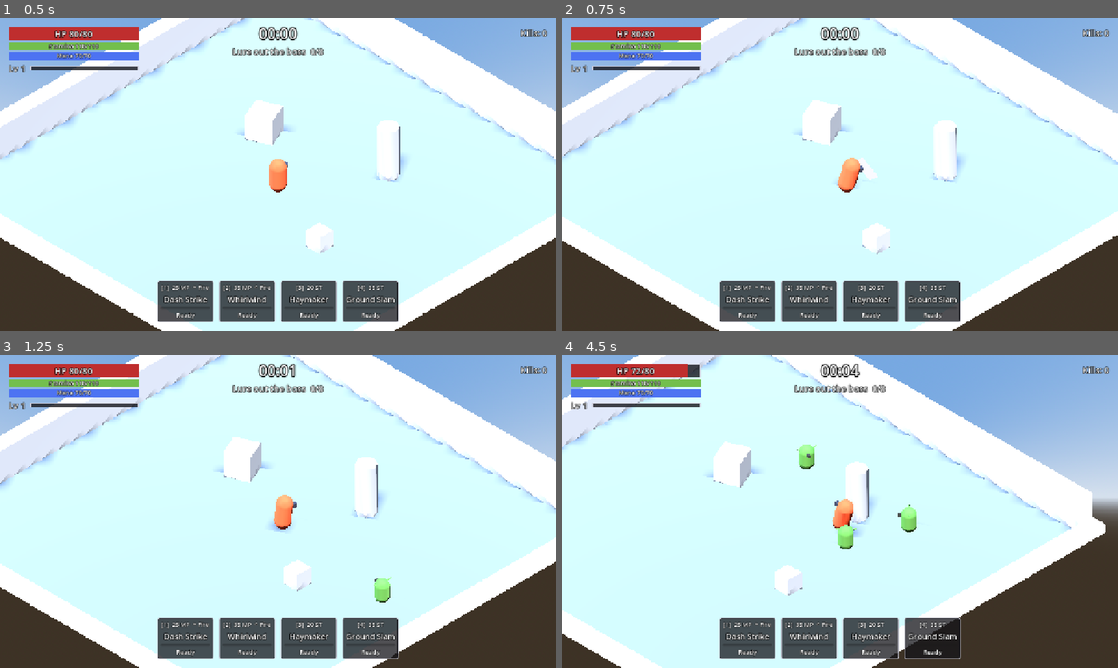
Above: before the commit, frames 1-4 (two rows, left to right).
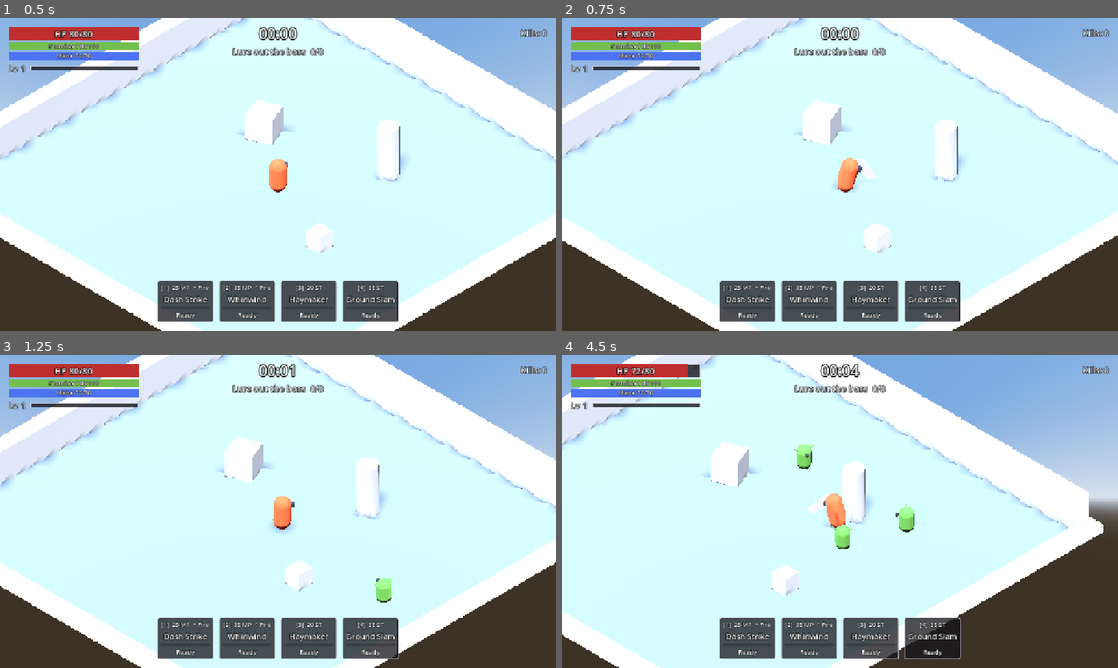
Above: after the commit, the same moments.

Repository: keifern-007/Project-A1
Game: Godot game, scene res://scenes/main/retro_view.tscn
Same seed, same stepped clock (60 frames per second), same inputs: the game is played once before the commit and once after it. This scene is started directly instead of the project's main scene.
Inputs (mouse positions are in pixels of both pictures, inside the frame that each line leads up to):
- Up to frame 1 (0.5 s): no input
- Up to frame 2 (0.75 s): tap Enter at 0.5 s; move the mouse to (962, 158) at 0.52 s; press the mouse at (962, 158) at 0.53 s; hold D (move_right) from 0.53 s (still down)
- Up to frame 3 (1.25 s): keep holding D (move_right)
- Up to frame 4 (4.5 s): release D (move_right) at 1.25 s; release the mouse at (962, 495) at 1.25 s; drag from (728, 527) to (812, 574) at 1.27 s; move the mouse to (895, 442) at 2.02 s; press the mouse at (895, 442) at 2.03 s; hold D (move_right) 2.03-2.75 s; tap Space (dodge) at 2.1 s; release the mouse at (895, 442) at 2.75 s; drag from (812, 574) to (673, 464) at 2.77 s; move the mouse to (1006, 558) at 3.52 s; press the mouse at (1006, 558) at 3.53 s; hold A (move_left) 3.53-4.25 s; tap Q (use_consumable) at 3.6 s; release the mouse at (1006, 558) at 4.25 s; drag from (673, 464) to (756, 433) at 4.27 s

Frame 1 is identical in both runs. In frame 2, 0.4% of the frame differs, in the area x 0-100%, y 0-100%; in frame 3, 1.6%; in frame 4, 2.8%, in the area x 0-98%, y 0-100%.

Commit message:
Weapon weight scales attack wind-up
Bigger weapons wind up slower. The main hand's windup_multiplier scales basic
swings and that weapon's skills: Shiv x0.7, Wand and fists x0.8, Hatchet x1,
Tusk Cleaver x1.6. Hero skills and Magic Bolt ignore it. The Forge and Gear
Rack show each weapon's weight.

Co-Authored-By: Claude Opus 5.5 <noreply@anthropic.com>

Diff:
--- a/components/character_component.gd
+++ b/components/character_component.gd
@@ -9,6 +9,7 @@
 @export var stats: StatsComponent
 ## Keys 3-4 when the main hand is empty or the weapon grants no skills.
 @export var unarmed_skills: Array[SkillData] = []
+@export var unarmed_windup_multiplier: float = 0.8 ## Fists are lighter than any axe.
 
 
 func _ready() -> void:
@@ -23,6 +24,20 @@
 ## (from this character's own loadout), else the unarmed ones.
 func skill_loadout() -> Array[SkillData]:
 	var loadout: Array[SkillData] = data.signature_skills.duplicate()
-	var weapon: ItemData = SaveManager.get_equipped(ItemData.Slot.MAIN_HAND, str(data.id))
-	loadout.append_array(weapon.skills if weapon and not weapon.skills.is_empty() else unarmed_skills)
+	loadout.append_array(weapon_skills())
 	return loadout
+
+
+func weapon_skills() -> Array[SkillData]:
+	var weapon: ItemData = _main_hand()
+	return weapon.skills if weapon and not weapon.skills.is_empty() else unarmed_skills
+
+
+## How much the main hand slows basic swings and weapon skills. Signature skills don't care.
+func weapon_windup_multiplier() -> float:
+	var weapon: ItemData = _main_hand()
+	return weapon.windup_multiplier if weapon else unarmed_windup_multiplier
+
+
+func _main_hand() -> ItemData:
+	return SaveManager.get_equipped(ItemData.Slot.MAIN_HAND, str(data.id))
--- a/components/skill_caster_component.gd
+++ b/components/skill_caster_component.gd
@@ -26,6 +26,7 @@
 ## Per-skill multipliers from talents: SkillData -> float (missing = 1.0).
 var skill_damage_mods: Dictionary = {}
 var skill_cooldown_mods: Dictionary = {}
+var skill_windup_mods: Dictionary = {} ## From the main-hand weapon.
 
 var _cooldowns: Array[float] = []
 var _basic_left: float = 0.0
@@ -70,7 +71,7 @@
 func cast_progress() -> float:
 	if not is_casting():
 		return 0.0
-	return 1.0 - _cast["left"] / maxf((_cast["skill"] as SkillData).cast_time, 0.01)
+	return 1.0 - _cast["left"] / maxf(windup_of(_cast["skill"]), 0.01)
 
 
 func casting_skill() -> SkillData:
@@ -103,10 +104,10 @@
 		return false
 	if skill.cost > 0.0 and meter_for(skill):
 		meter_for(skill).spend(skill.cost)
-	if skill.cast_time > 0.0:
+	if windup_of(skill) > 0.0:
 		_cast = { "slot": slot, "skill": skill, "caster": caster, "direction": direction, "world": world,
-			"left": skill.cast_time }
-		cast_started.emit(skill, skill.cast_time)
+			"left": windup_of(skill) }
+		cast_started.emit(skill, windup_of(skill))
 		return true
 	_fire(slot, skill, caster, direction, world)
 	return true
@@ -127,13 +128,18 @@
 func try_basic(caster: Node3D, direction: Vector3, world: Node) -> bool:
 	if is_casting() or basic_attack == null or _basic_left > 0.0 or direction == Vector3.ZERO:
 		return false
-	if basic_attack.cast_time > 0.0:
+	if windup_of(basic_attack) > 0.0:
 		_cast = { "slot": BASIC_SLOT, "skill": basic_attack, "caster": caster, "direction": direction, "world": world,
-			"left": basic_attack.cast_time }
-		cast_started.emit(basic_attack, basic_attack.cast_time)
+			"left": windup_of(basic_attack) }
+		cast_started.emit(basic_attack, windup_of(basic_attack))
 		return true
 	_fire(BASIC_SLOT, basic_attack, caster, direction, world)
 	return true
+
+
+## A skill's wind-up after the weapon's weight.
+func windup_of(skill: SkillData) -> float:
+	return skill.cast_time * skill_windup_mods.get(skill, 1.0)
 
 
 ## A skill's cooldown after talents. The HUD uses it for the bar's full length.
--- a/localization/translations.csv
+++ b/localization/translations.csv
@@ -268,3 +268,7 @@
 ITEM_FROST_HEART_DESC,Hits harder. Your own heart beats slower.
 ITEM_BURIAL_TALISMAN,Burial Talisman
 ITEM_BURIAL_TALISMAN_DESC,"Hard to kill. Hard to enjoy, too."
+UI_WEAPON_WEIGHT,%s weapon: wind-up x%.1f
+UI_WEIGHT_LIGHT,Light
+UI_WEIGHT_MEDIUM,Medium
+UI_WEIGHT_HEAVY,Heavy
--- a/resources/items/goblin_shiv.tres
+++ b/resources/items/goblin_shiv.tres
@@ -18,6 +18,7 @@
 name_key = "ITEM_GOBLIN_SHIV"
 description_key = "ITEM_GOBLIN_SHIV_DESC"
 slot = 0
+windup_multiplier = 0.7
 tier = 1
 category = &"dagger"
 color = Color(0.6, 0.6, 0.65, 1)
--- a/resources/items/moonleaf_wand.tres
+++ b/resources/items/moonleaf_wand.tres
@@ -24,6 +24,7 @@
 name_key = "ITEM_MOONLEAF_WAND"
 description_key = "ITEM_MOONLEAF_WAND_DESC"
 slot = 0
+windup_multiplier = 0.8
 tier = 1
 category = &"wand"
 color = Color(0.45, 0.85, 0.8, 1)
--- a/resources/items/tusk_cleaver.tres
+++ b/resources/items/tusk_cleaver.tres
@@ -25,6 +25,7 @@
 description_key = "ITEM_TUSK_CLEAVER_DESC"
 slot = 0
 two_handed = true
+windup_multiplier = 1.6
 tier = 2
 category = &"axe"
 color = Color(0.95, 0.92, 0.8, 1)
--- a/scenes/player/player.gd
+++ b/scenes/player/player.gd
@@ -64,6 +64,10 @@
 	_apply_character(character.data)
 	skill_caster.set_skills(character.skill_loadout())
 	skill_caster.basic_attack = character.data.basic_attack
+	var weapon_windup: float = character.weapon_windup_multiplier()
+	melee.windup_time *= weapon_windup
+	for skill: SkillData in character.weapon_skills():
+		skill_caster.skill_windup_mods[skill] = weapon_windup
 	health.died.connect(_on_died)
 	hurtbox.hurt.connect(_on_hurt)
 	hurtbox.damage_taken_multiplier *= GameState.damage_taken_multiplier() # On top of passives (Bulwark).
--- a/scenes/ui/forge_panel.gd
+++ b/scenes/ui/forge_panel.gd
@@ -110,6 +110,7 @@
 			lines.append("[color=%s]%+d %s[/color]" % [color, value, tr(stat[1])])
 	if not item.skills.is_empty():
 		lines.append(item.skills_text())
+		lines.append(item.weight_text())
 	if item.use_effect:
 		lines.append(item.use_effect.describe())
 		lines.append(tr("UI_USE_COOLDOWN") % roundi(item.use_cooldown))
--- a/scenes/ui/loadout_panel.gd
+++ b/scenes/ui/loadout_panel.gd
@@ -145,6 +145,7 @@
 			parts.append("%+d %s" % [stat[0], tr(stat[1])])
 	if not item.skills.is_empty():
 		parts.append(item.skills_text())
+		parts.append(item.weight_text())
 	if item.use_effect:
 		parts.append(item.use_effect.describe())
 	return "  ".join(parts)
--- a/scripts/item_data.gd
+++ b/scripts/item_data.gd
@@ -19,6 +19,8 @@
 @export var color: Color = Color.WHITE ## Placeholder look until real art exists.
 ## Main-hand weapons: the skills it grants on keys 3-4 (up to 2). Empty = the unarmed default.
 @export var skills: Array[SkillData] = []
+## Main-hand weapons: scales the wind-up of basic swings and this weapon's skills. Bigger = slower.
+@export var windup_multiplier: float = 1.0
 
 @export_group("Stats")
 @export var max_health: int = 0
@@ -46,6 +48,18 @@
 	return target == Slot.OFF_HAND and slot == Slot.MAIN_HAND and not two_handed
 
 
+## "Heavy weapon: wind-up x1.6" for the Forge and Gear Rack; "" if this isn't a weapon.
+func weight_text() -> String:
+	if slot != Slot.MAIN_HAND:
+		return ""
+	var weight_key: String = "UI_WEIGHT_MEDIUM"
+	if windup_multiplier > 1.0:
+		weight_key = "UI_WEIGHT_HEAVY"
+	elif windup_multiplier < 1.0:
+		weight_key = "UI_WEIGHT_LIGHT"
+	return TranslationServer.translate("UI_WEAPON_WEIGHT") % [TranslationServer.translate(weight_key), windup_multiplier]
+
+
 ## "Skills: Cleave, Hatchet Throw" for the Forge and Gear Rack; "" if it grants none.
 func skills_text() -> String:
 	if skills.is_empty():
Binary file changed: localization/translations.en.translation
Not shown, changed: CLAUDE.md
